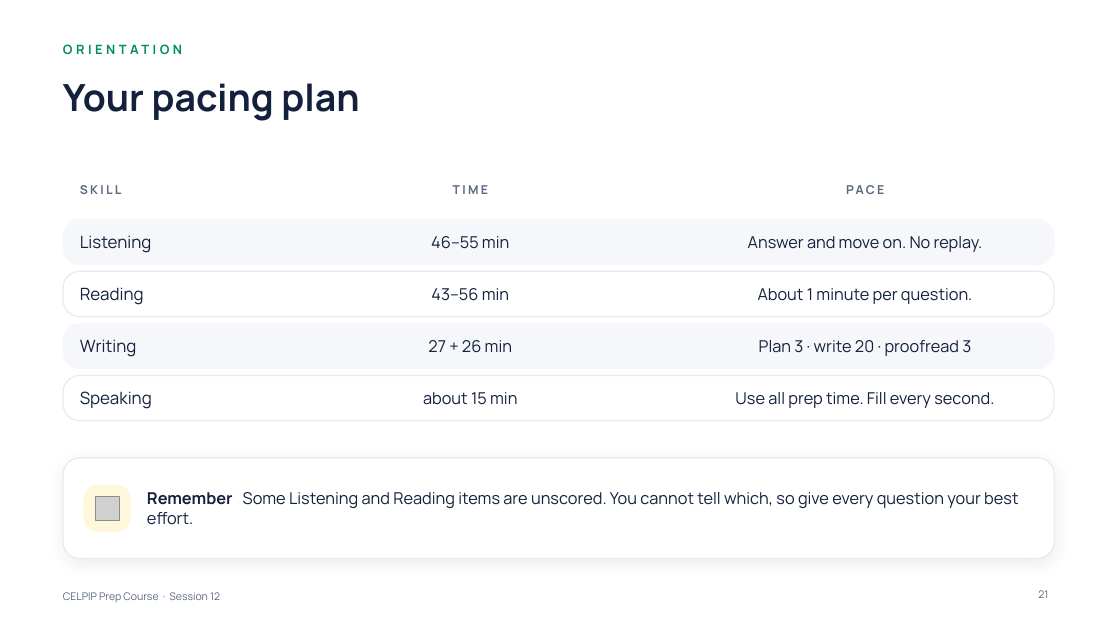
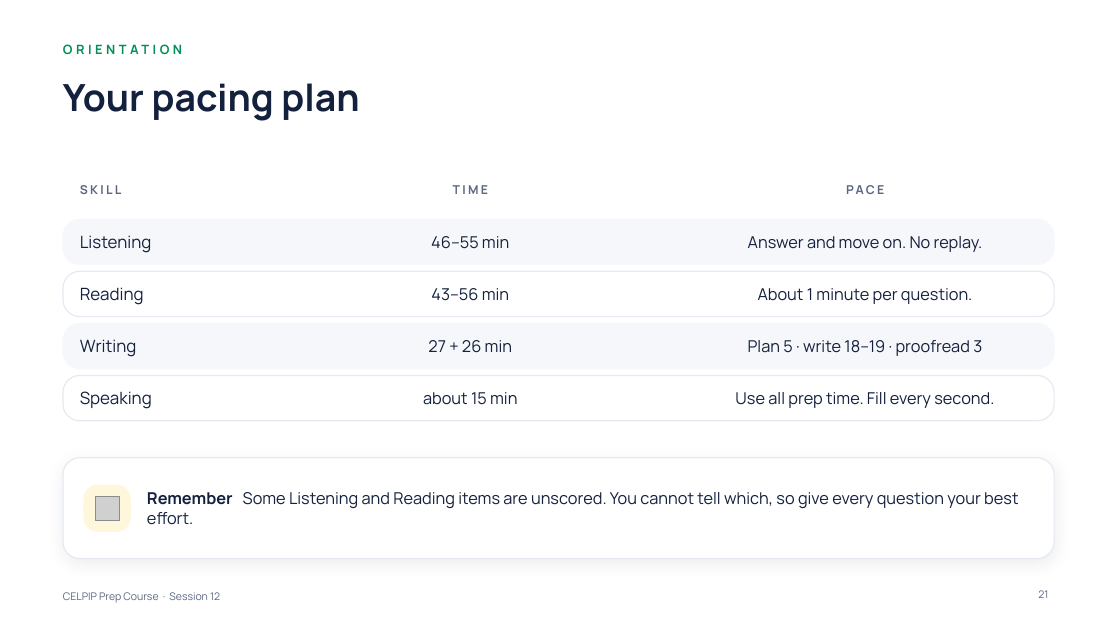
Before and after one commit to learnovateqa/The_English_Academy_CELPIP, a slide deck: slide 21 of decks/session-12.pptx. Drawn at 1120x630 pixels with LibreOffice and Linux fonts; fonts in the diff are those of the drawing; grey boxes stand for pictures. Boxes give left, top, right and bottom in pixels: in the first picture for what was removed or moved away, otherwise in the second. Text is boxed around its words. In the diff, an @@ line names an element or a change of style, - is before the commit and + after.

```diff
--- a/decks/session-12.pptx
+++ b/decks/session-12.pptx
@@ text at <box>748,340,982,356</box>: text changed @@
-Plan 3 · write 20 · proofread 3
+Plan 5 · write 18–19 · proofread 3
```
Also in this commit, not shown: 6 other files.
